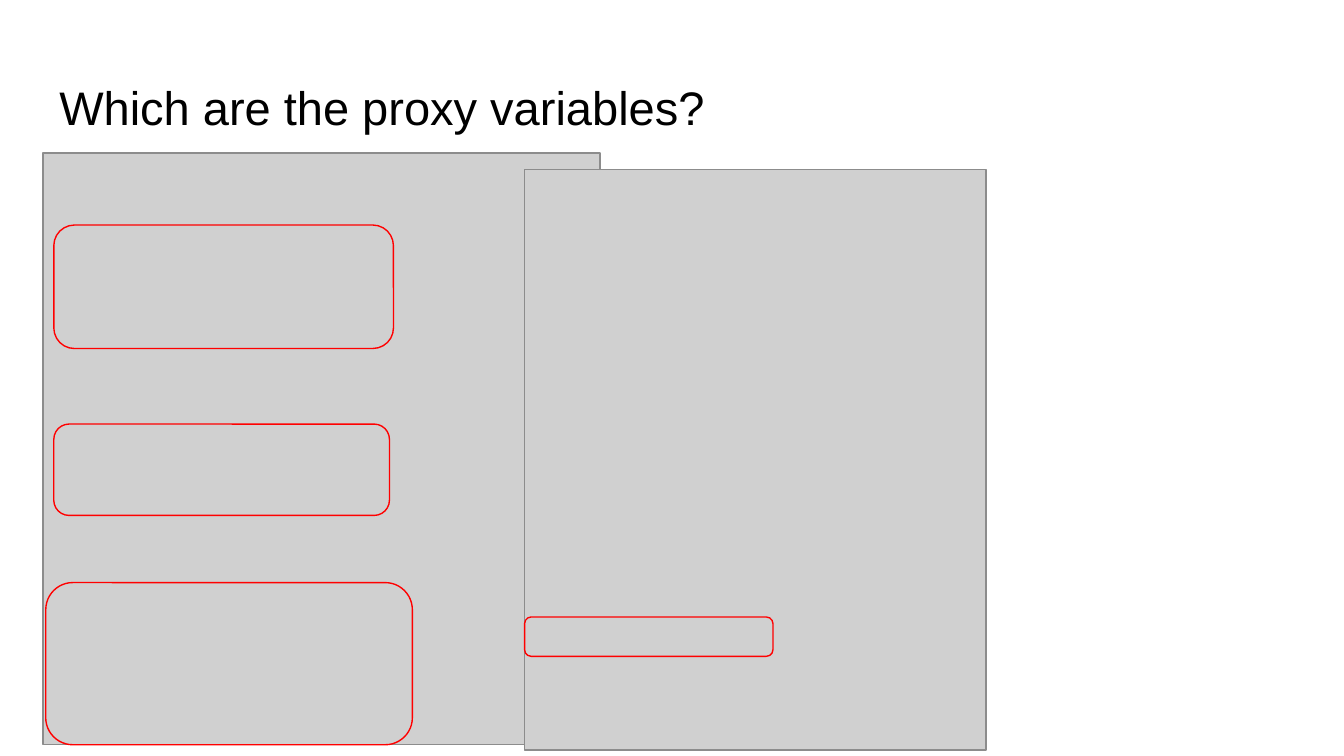
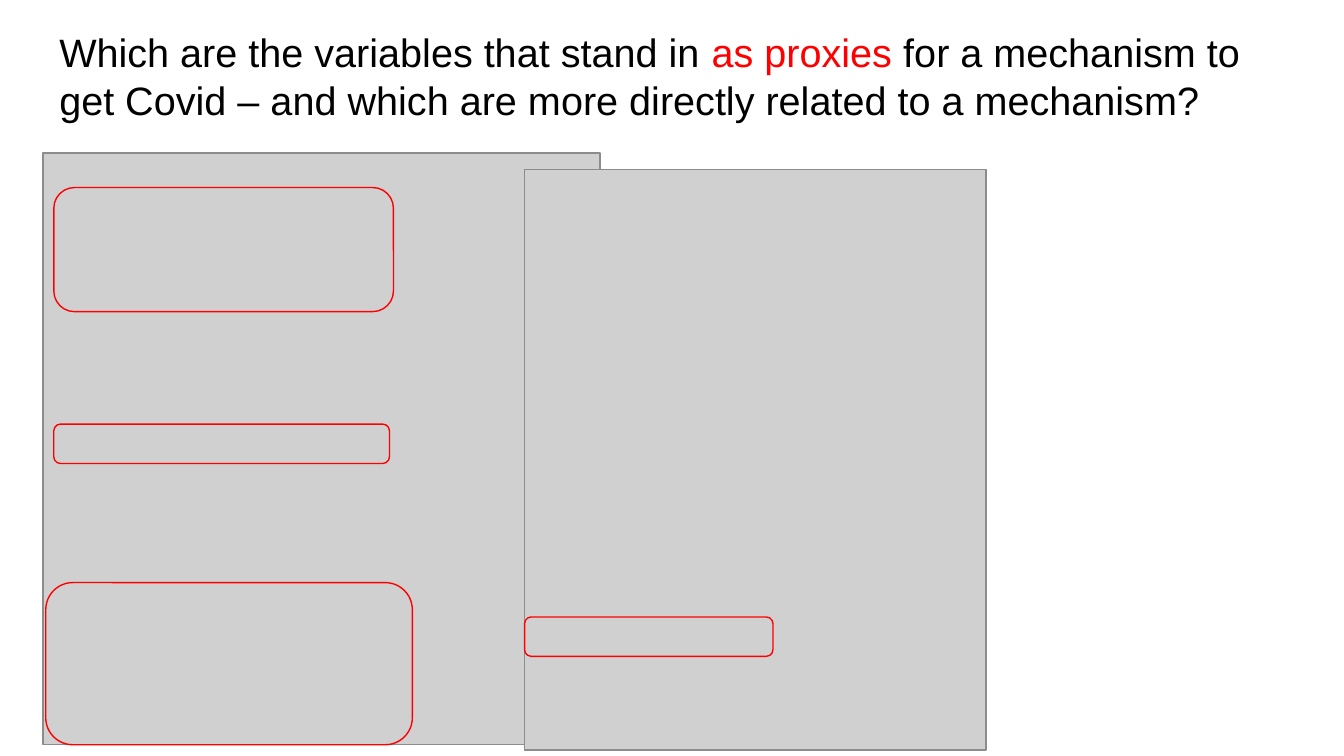
Before and after one commit to uchicago-dsi/data4all, a slide deck: slide 7 of Case 2 - COVID/Lesson 3/Slides/Lesson 3 Slides.pptx. Drawn at 1344x756 pixels with LibreOffice and Linux fonts; fonts in the diff are those of the drawing; grey boxes stand for pictures. Boxes give left, top, right and bottom in pixels: in the first picture for what was removed or moved away, otherwise in the second. Text is boxed around its words. In the diff, an @@ line names an element or a change of style, - is before the commit and + after.

```diff
--- a/Case 2 - COVID/Lesson 3/Slides/Lesson 3 Slides.pptx
+++ b/Case 2 - COVID/Lesson 3/Slides/Lesson 3 Slides.pptx
@@ title at box(59, 38, 1240, 122): text changed; size 25.2 to 21.2 pt @@
-Which are the proxy variables?
+Which are the variables that stand in as proxies for a mechanism to get Covid – and which are more directly related to a mechanism?
@@ rounded rectangle: place and size @@
-rounded rectangle at box(54, 224, 394, 348)
+rounded rectangle at box(54, 188, 394, 312)
@@ rounded rectangle: place and size @@
-rounded rectangle at box(54, 425, 390, 516)
+rounded rectangle at box(54, 425, 390, 464)
```
Also in this commit, not shown: 1 other slide changed, 1 slide added, 4 other files.
